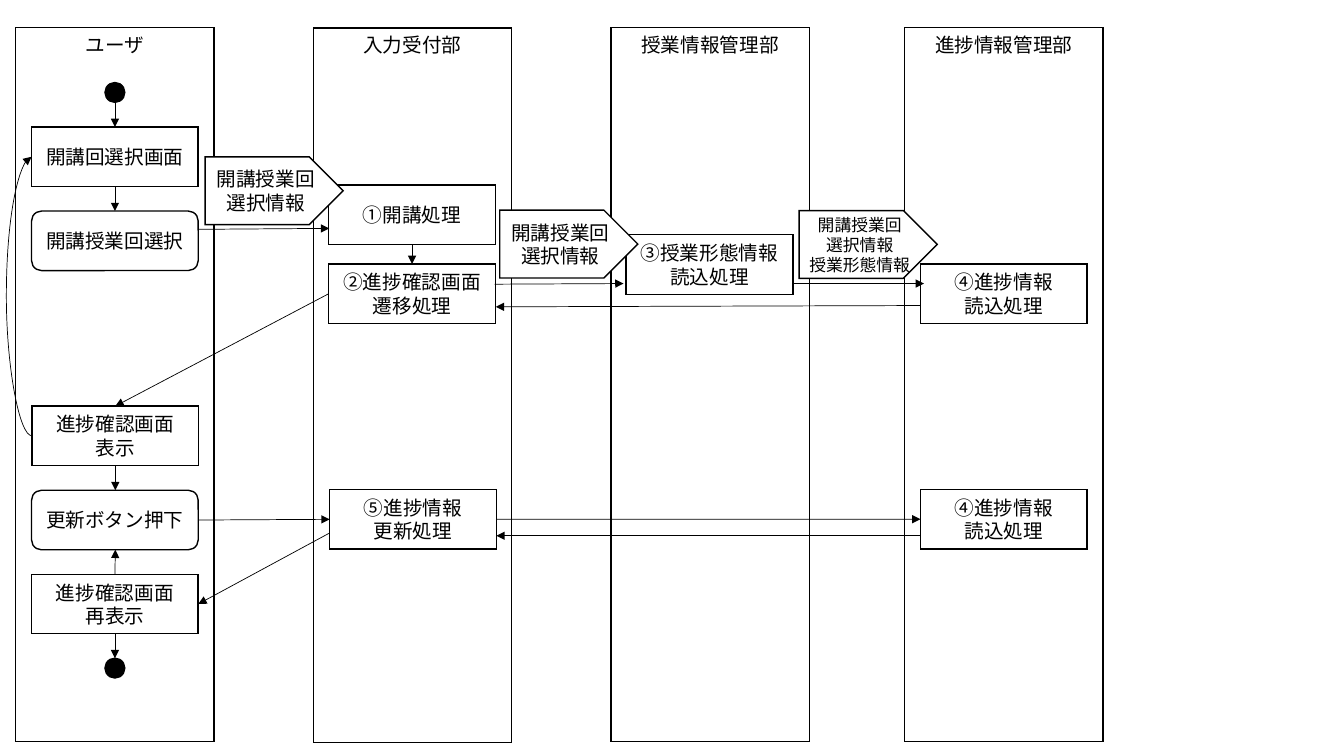
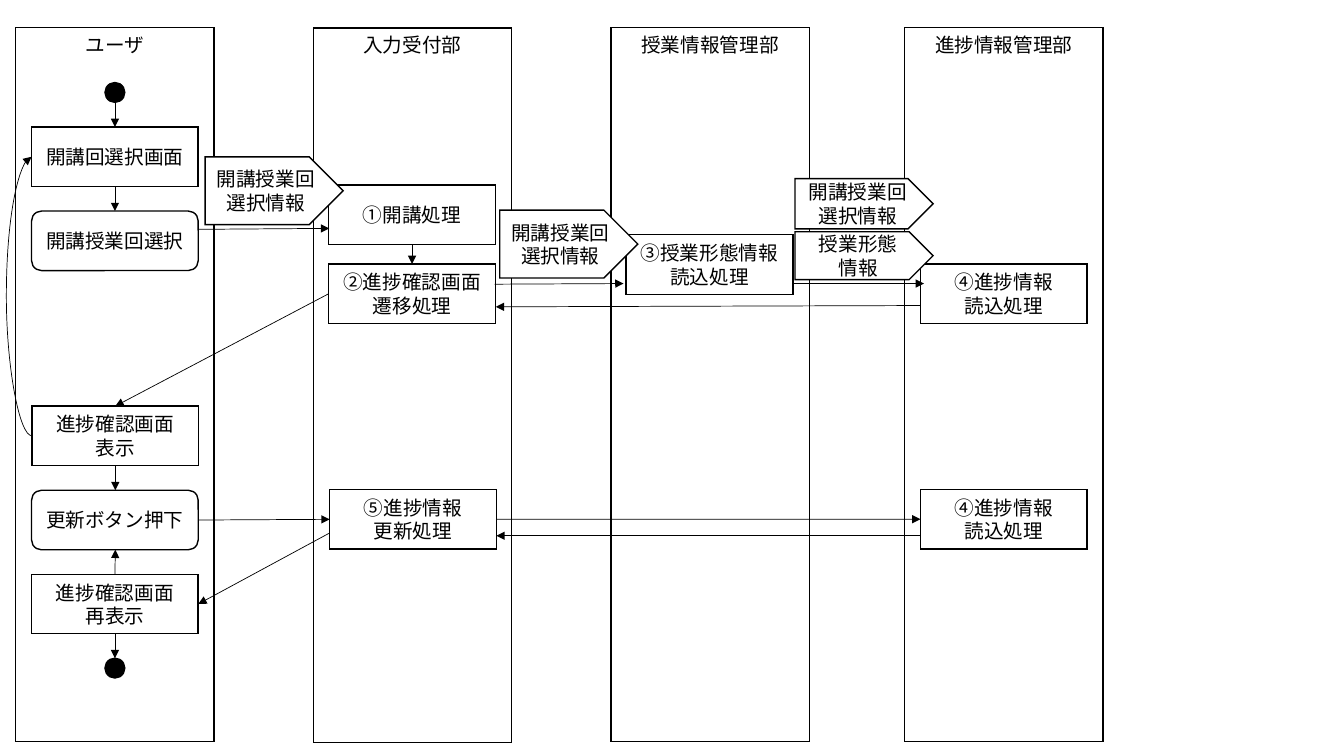
Before and after one commit to okisoft/all, a slide deck: slide 1 of in_design/flowchart/2進捗確認機能フローチャート.pptx. Drawn at 1344x756 pixels with LibreOffice and Linux fonts; fonts in the diff are those of the drawing. Boxes give left, top, right and bottom in pixels: in the first picture for what was removed or moved away, otherwise in the second. Text is boxed around its words. In the diff, an @@ line names an element or a change of style, - is before the commit and + after.

Commit message:
情報の流れ微調整

```diff
--- a/in_design/flowchart/2進捗確認機能フローチャート.pptx
+++ b/in_design/flowchart/2進捗確認機能フローチャート.pptx
@@ pentagon arrow added at (796, 178, 934, 229), fill #FFFFFF, outline #000000 1 pt, 14 pt, text #000000 @@
+開講授業回選択情報
@@ pentagon arrow "授業形態": place and size @@
-pentagon arrow "授業形態" at (800, 211, 938, 278)
+pentagon arrow "授業形態" at (796, 232, 934, 279)
@@ text in pentagon arrow at (819, 231, 897, 281): text changed; size 12 to 14 pt @@
-開講授業回
-選択情報
-授業形態情報
+授業形態
+情報
```
